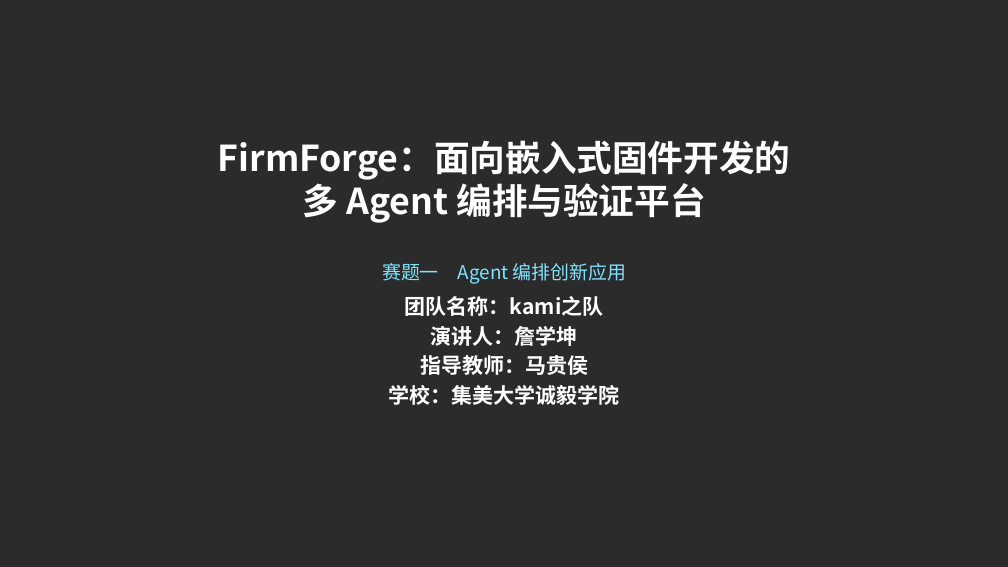
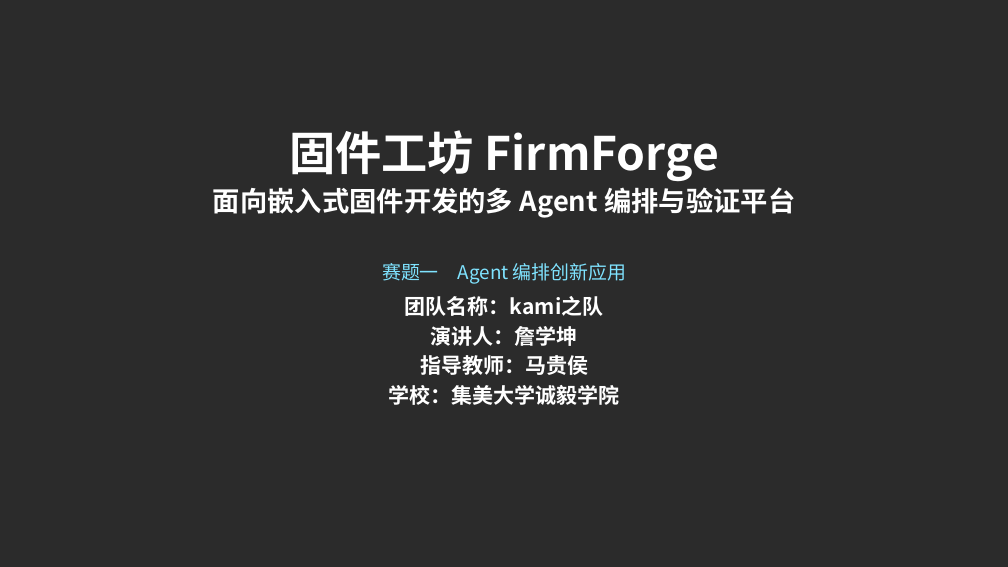
Before and after one commit to z-xxkk/firmforge, a slide deck: slide 1 of submission/方案讲解.pptx. Drawn at 1008x567 pixels with LibreOffice and Linux fonts; fonts in the diff are those of the drawing; background and template pictures are left out; a plain dark background stands for a picture behind light text. Boxes give left, top, right and bottom in pixels: in the first picture for what was removed or moved away, otherwise in the second. Text is boxed around its words. In the diff, an @@ line names an element or a change of style, - is before the commit and + after.

```diff
--- a/submission/方案讲解.pptx
+++ b/submission/方案讲解.pptx
@@ text at [213, 130, 795, 218]: text changed; size 34 to 26 pt @@
-FirmForge：面向嵌入式固件开发的
-多 Agent 编排与验证平台
+固件工坊 FirmForge
+面向嵌入式固件开发的多 Agent 编排与验证平台
```
Also in this commit, not shown: 1 other slide changed, 28 other files.
